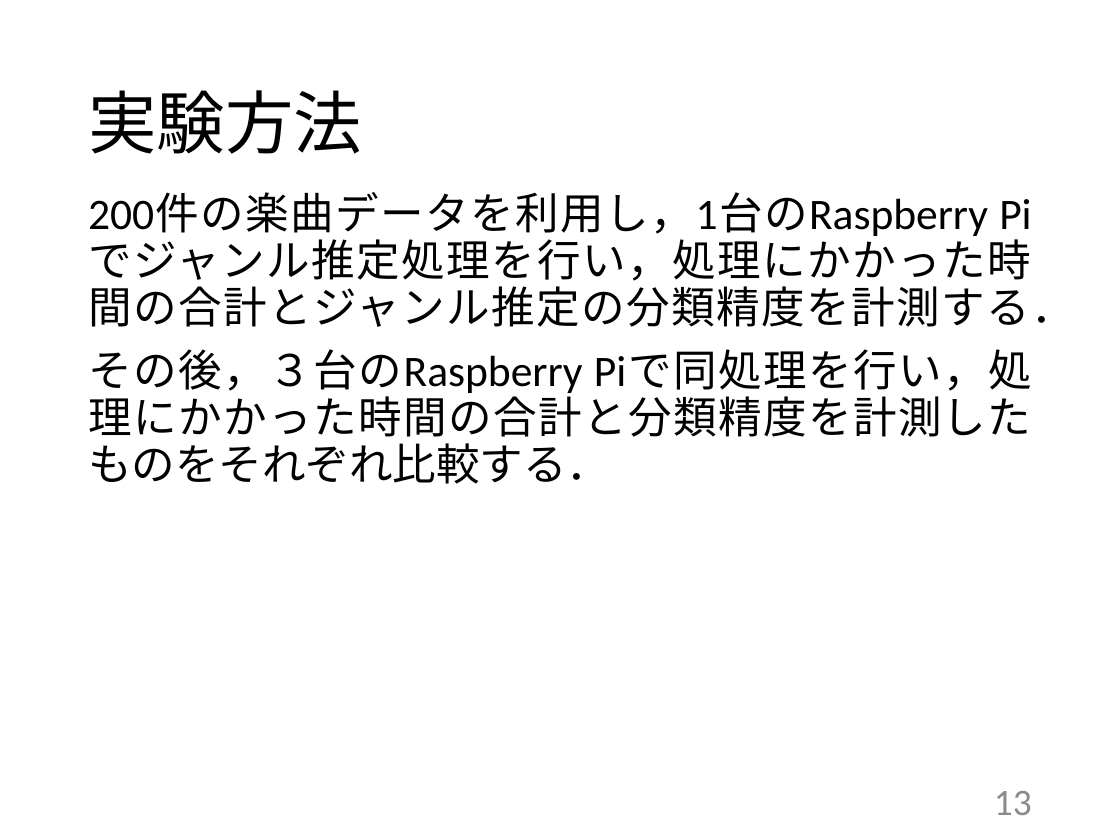
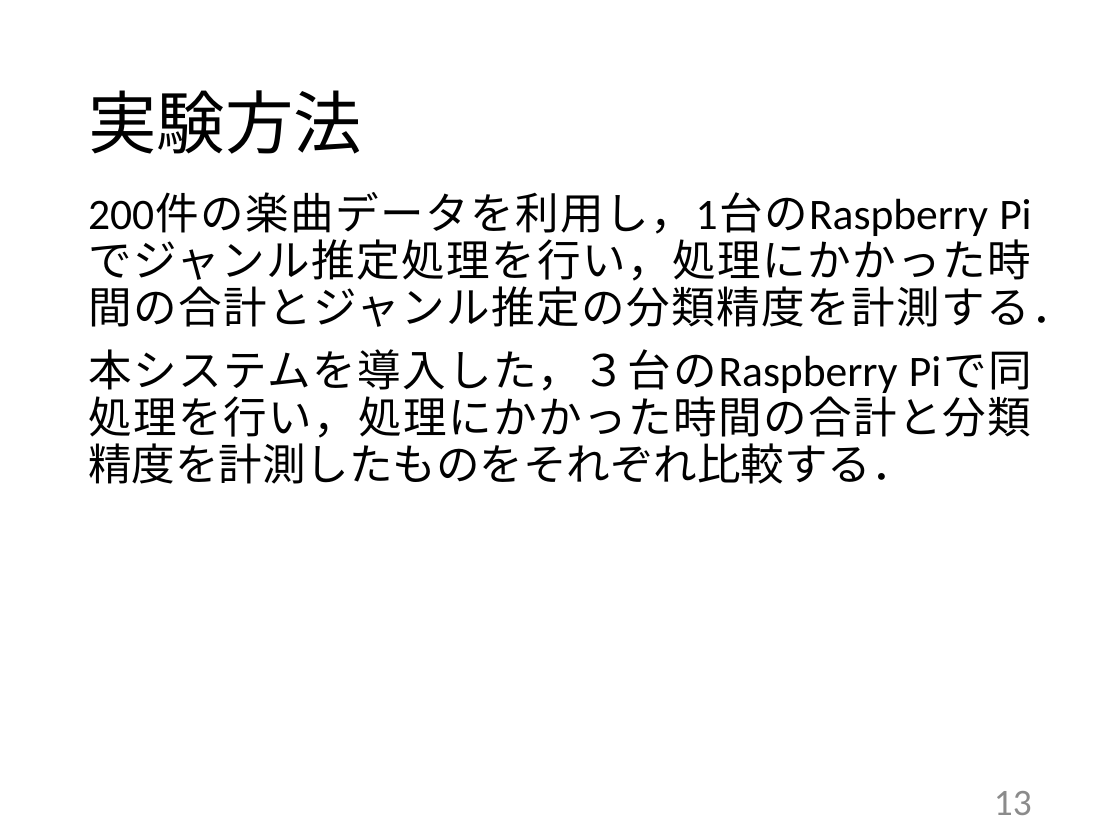
Before and after one commit to kait-takanolab/1821144-yoshii-thesis, a slide deck: slide 13 of 発表用スライド/1821144_卒研発表.pptx. Drawn at 1120x840 pixels with LibreOffice and Linux fonts; fonts in the diff are those of the drawing. Boxes give left, top, right and bottom in pixels: in the first picture for what was removed or moved away, otherwise in the second. Text is boxed around its words. In the diff, an @@ line names an element or a change of style, - is before the commit and + after.

```diff
--- a/発表用スライド/1821144_卒研発表.pptx
+++ b/発表用スライド/1821144_卒研発表.pptx
@@ text at (x1=88, y1=349, x2=1031, y2=484): text changed @@
-その後，３台のRaspberry Piで同処理を行い，処理にかかった時間の合計と分類精度を計測したものをそれぞれ比較する．
+本システムを導入した，３台のRaspberry Piで同処理を行い，処理にかかった時間の合計と分類精度を計測したものをそれぞれ比較する．
```
Also in this commit, not shown: 10 other slides changed, 1 other file.
